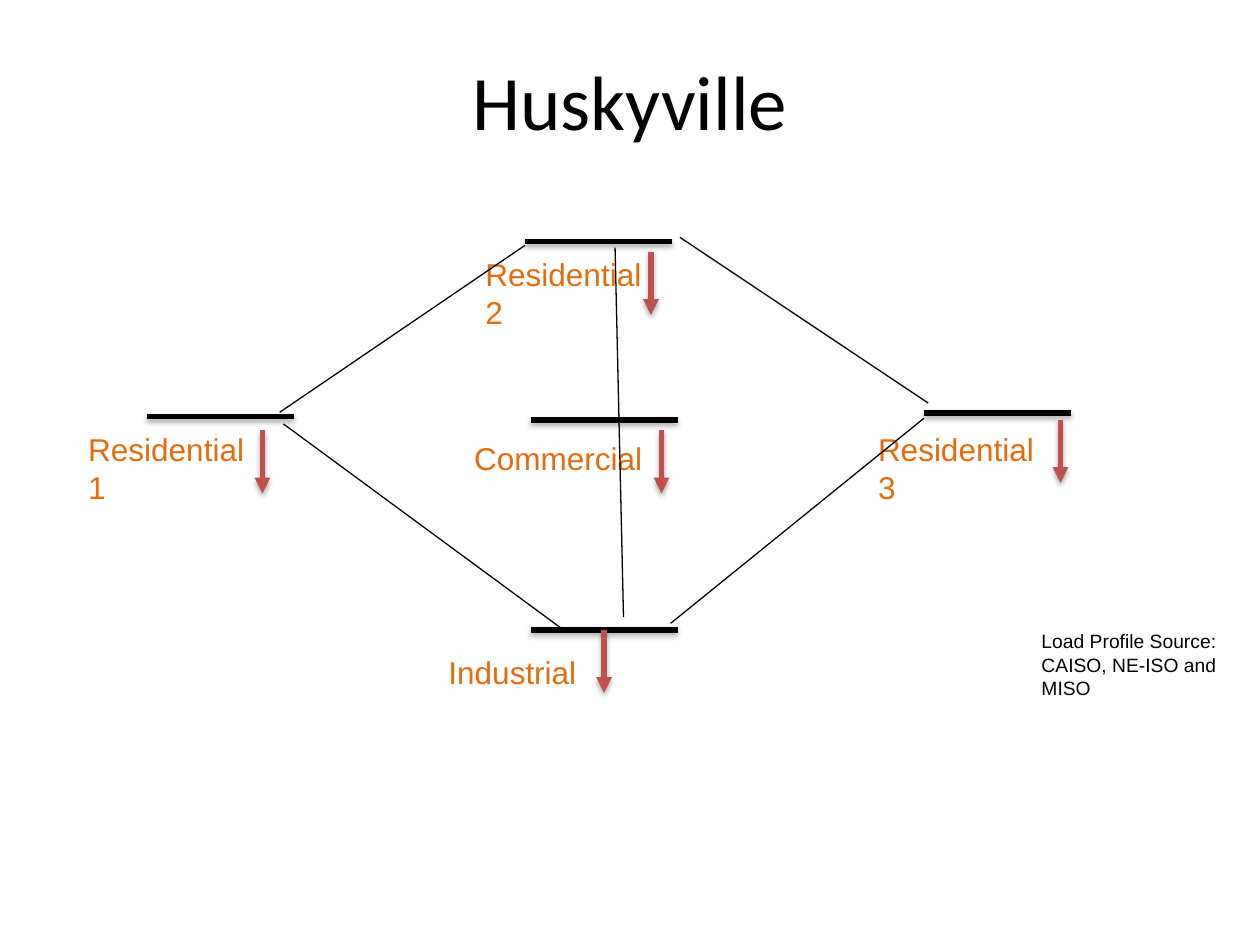
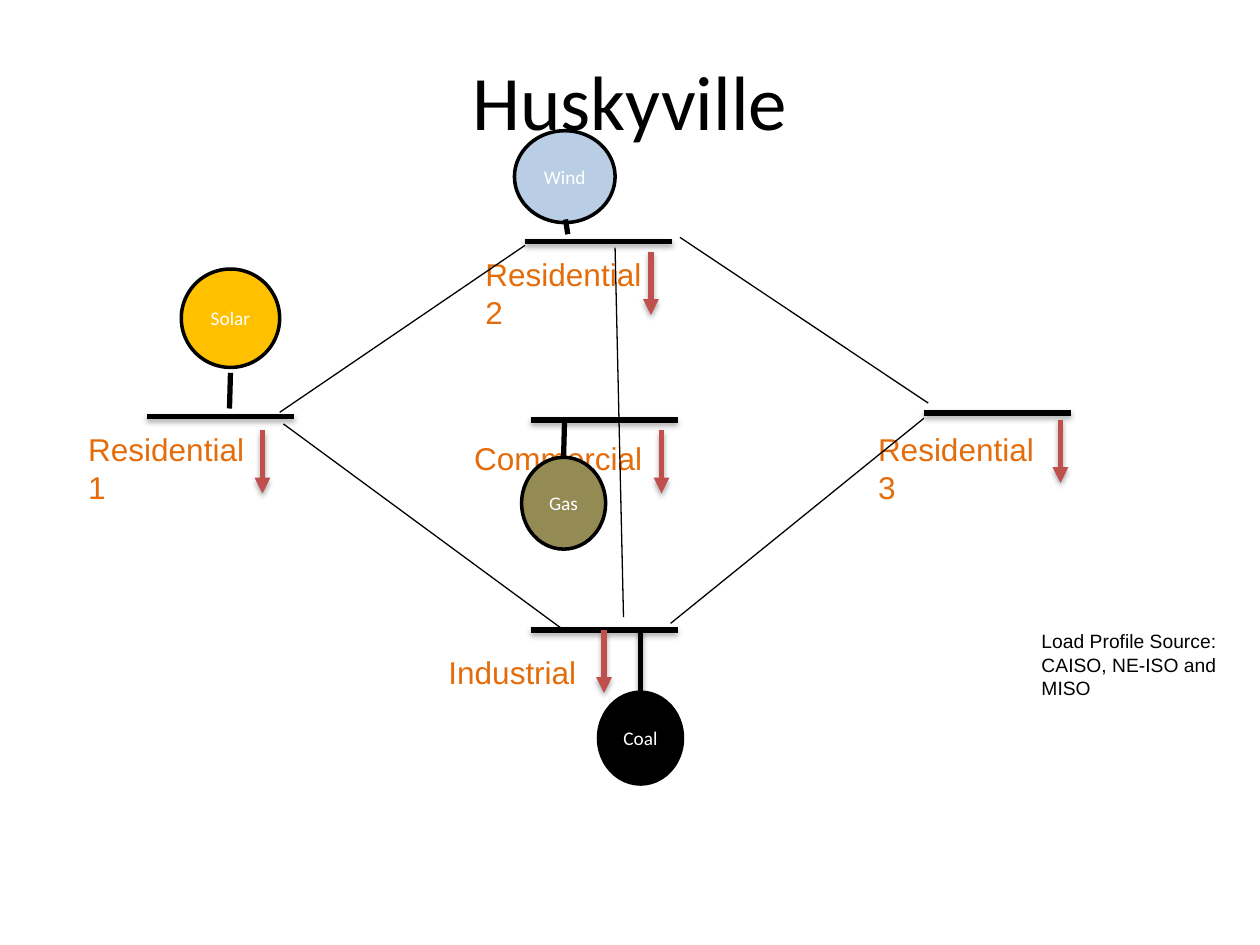
Before and after one commit to akantamn/EE5230-Project, a slide deck: slide 23 of Presentation/EE-Project-Presentation.pptx. Drawn at 1260x945 pixels with LibreOffice and Linux fonts; fonts in the diff are those of the drawing; background and template pictures are left out. Boxes give left, top, right and bottom in pixels: in the first picture for what was removed or moved away, otherwise in the second. Text is boxed around its words. In the diff, an @@ line names an element or a change of style, - is before the commit and + after.

```diff
--- a/Presentation/EE-Project-Presentation.pptx
+++ b/Presentation/EE-Project-Presentation.pptx
@@ title "Huskyville" rewrapped from box(472, 76, 787, 143) to box(472, 76, 787, 148) @@
@@ ellipse added at box(514, 131, 615, 223), fill #B9CDE5, outline #000000 2 pt, 11 pt, text #FFFFFF @@
+Wind
@@ line added from (566, 219) to (568, 234), #000000 3 pt @@
@@ ellipse added at box(181, 270, 280, 368), fill #FFC000, outline #000000 2 pt, 11 pt, text #FFFFFF @@
+Solar
@@ line added from (231, 373) to (229, 408), #000000 3 pt @@
@@ line added from (564, 422) to (563, 457), #000000 3 pt @@
@@ ellipse added at box(522, 457, 606, 549), fill #948A54, outline #000000 2 pt, 11 pt, text #FFFFFF @@
+Gas
@@ line added from (640, 630) to (640, 692), #000000 3 pt @@
@@ ellipse added at box(598, 692, 683, 784), fill #000000, outline #000000 2 pt, 11 pt, text #FFFFFF @@
+Coal
```
Also in this commit, not shown: 1 other slide changed, 13 slides added, 2 other files.
